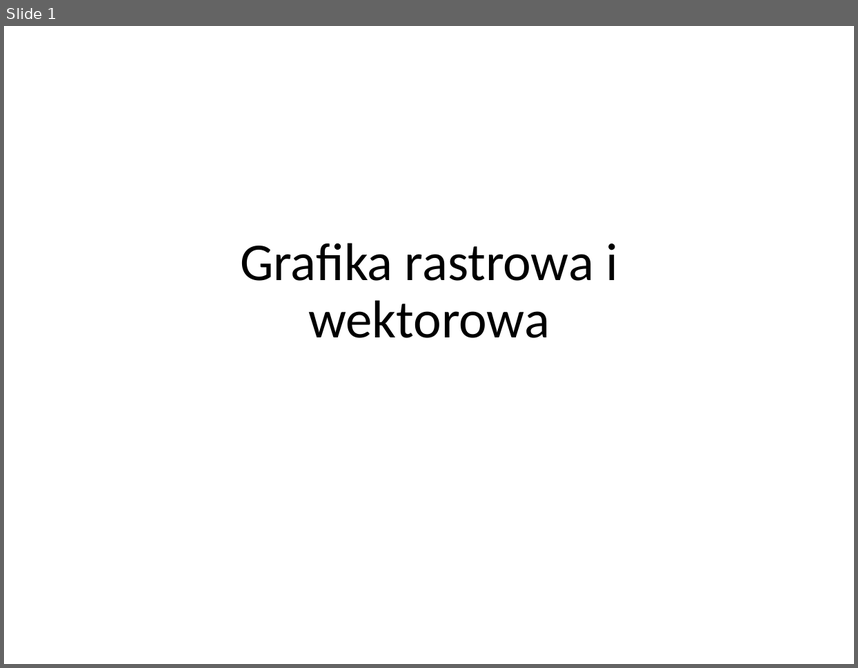
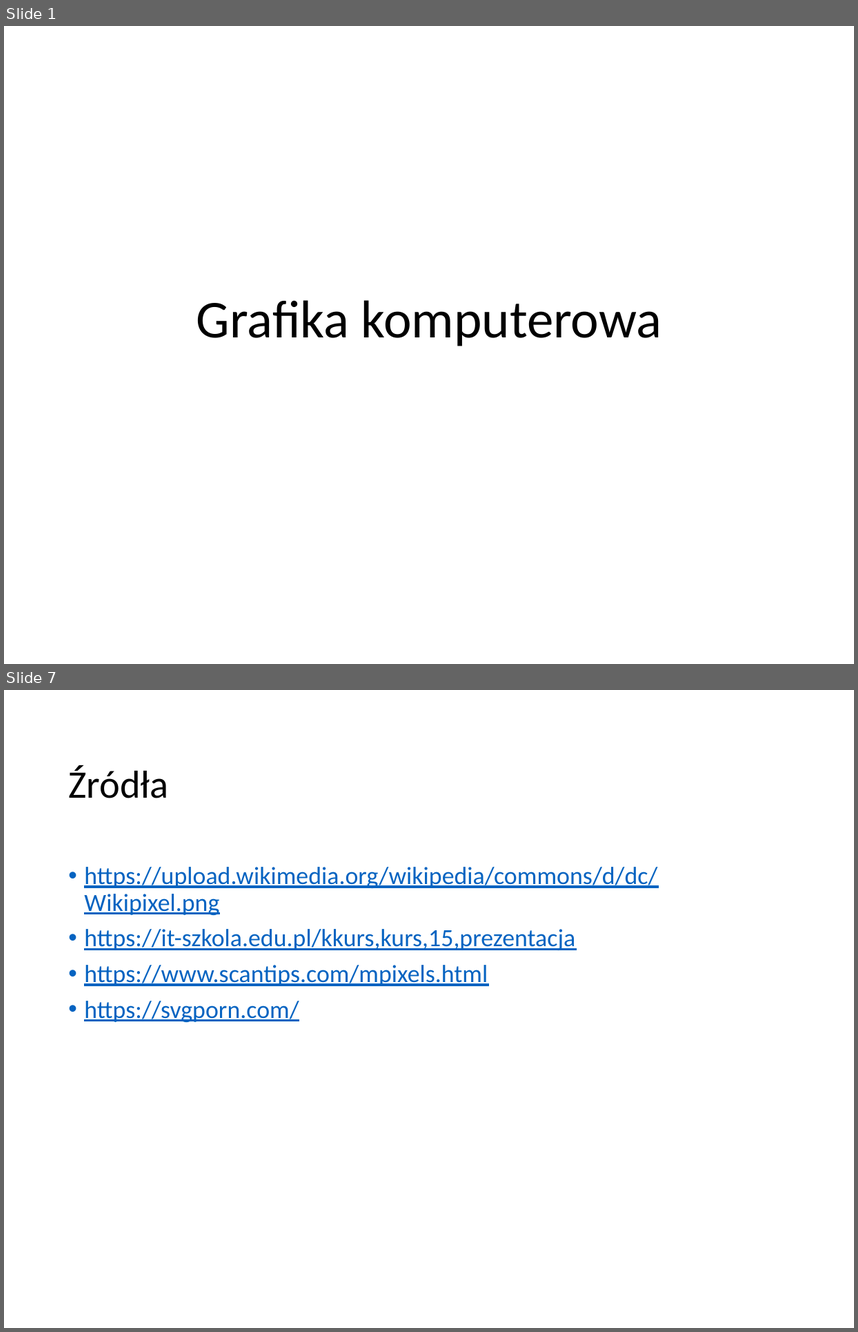
Before and after one commit to blackbat13/cs-lut, a slide deck: Grafika/Grafika rastrowa i wektorowa.pptx. Shown one above the other, each under a label of ours: slide 1 before the commit, slides 1 and 7 after it; the slides between them are not shown. The pictures are 858x668 and 858x1332 pixels, drawn with LibreOffice and Linux fonts; fonts in the diff are those of the drawing. Boxes give left, top, right and bottom in pixels: in the first picture for what was removed or moved away, otherwise in the second. Text is boxed around its words. In the diff, an @@ line names an element or a change of style, - is before the commit and + after.

```diff
--- a/Grafika/Grafika rastrowa i wektorowa.pptx
+++ b/Grafika/Grafika rastrowa i wektorowa.pptx
@@ slide 7 added at box(4, 690, 854, 1328), background #FFFFFF @@
@@ title added at box(68, 765, 169, 798), 46.9 pt, text #000000 @@
+Źródła
@@ text added at box(84, 867, 657, 1022), 29.9 pt, text #0563C1, underline @@
+• https://upload.wikimedia.org/wikipedia/commons/d/dc/Wikipixel.png
+• https://it-szkola.edu.pl/kkurs,kurs,15,prezentacja
+• https://www.scantips.com/mpixels.html
+• https://svgporn.com/
@@ slide 1 changed as well @@
@@ title at box(197, 300, 662, 346): text changed @@
-Grafika rastrowa i wektorowa
+Grafika komputerowa
```
Also in this commit, not shown: 5 other slides added, 2 slides removed.
